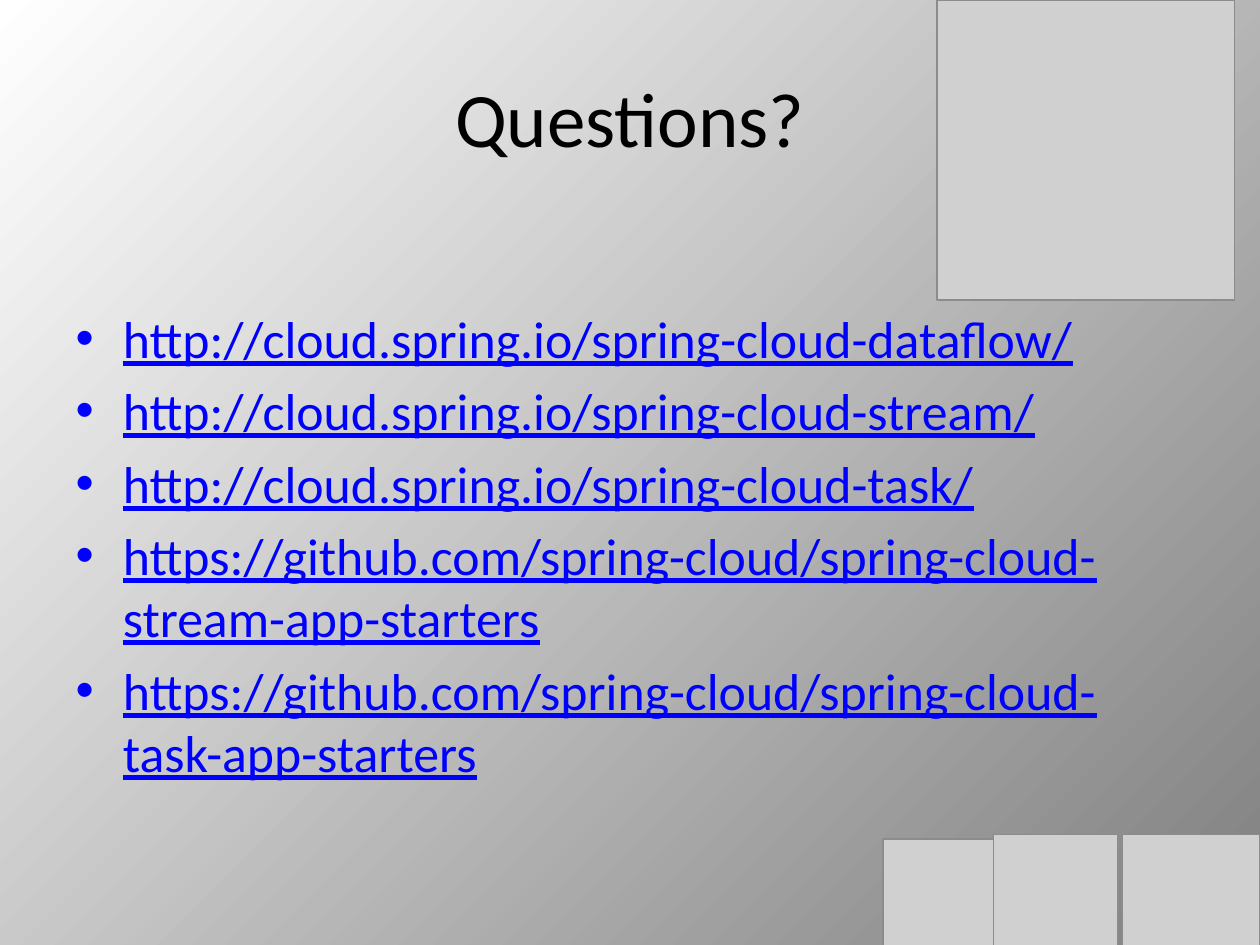
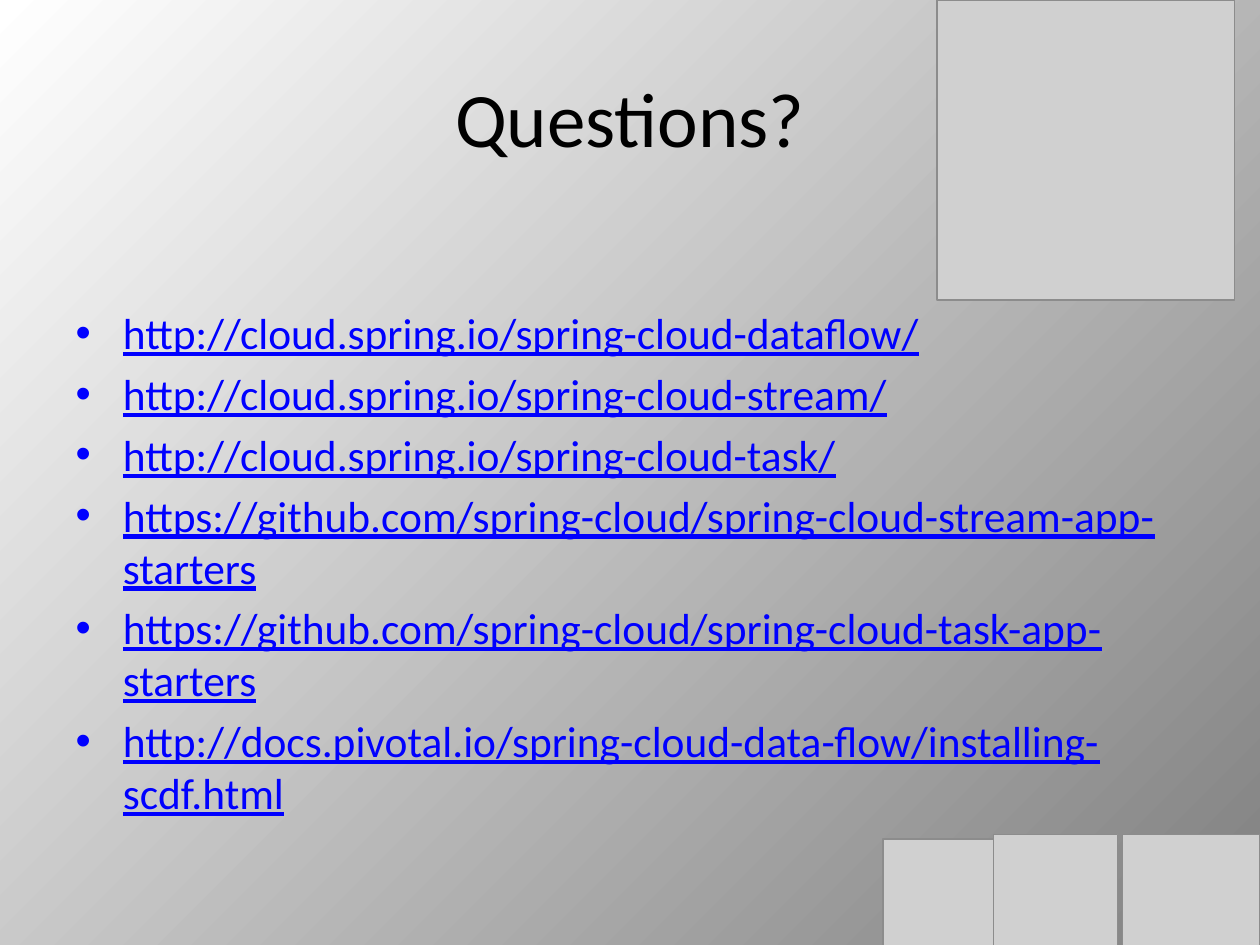
Before and after one commit to cppwfs/dataflowprimer, a slide deck: slide 36 of DataFlow1.pptx. Drawn at 1260x945 pixels with LibreOffice and Linux fonts; fonts in the diff are those of the drawing; grey boxes stand for pictures. Boxes give left, top, right and bottom in pixels: in the first picture for what was removed or moved away, otherwise in the second. Text is boxed around its words. In the diff, an @@ line names an element or a change of style, - is before the commit and + after.

```diff
--- a/DataFlow1.pptx
+++ b/DataFlow1.pptx
@@ text at bbox=[123, 319, 1154, 703]: size 29.6 to 24.8 pt in "http://cloud.spring.io/spring-cloud-dataflow/", "http://cloud.spring.io/spring-cloud-stream/", "http://cloud.spring.io/spring-cloud-task/", "https://github.com/spring-cloud/spring-cloud-stream-app-star ..." and 1 more places @@
@@ text at bbox=[123, 721, 1098, 768]: paragraph added @@
+• http://docs.pivotal.io/spring-cloud-data-flow/installing-scdf.html
```
Also in this commit, not shown: 5 other slides changed.
